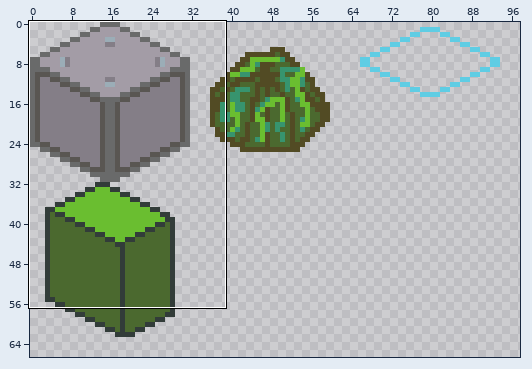
Edited in one commit: pixel-art file (assets/iso_tiles.aseprite). The first picture is a wide view before the edit; the outline marks the close-up.
Close-up. First the earlier version:
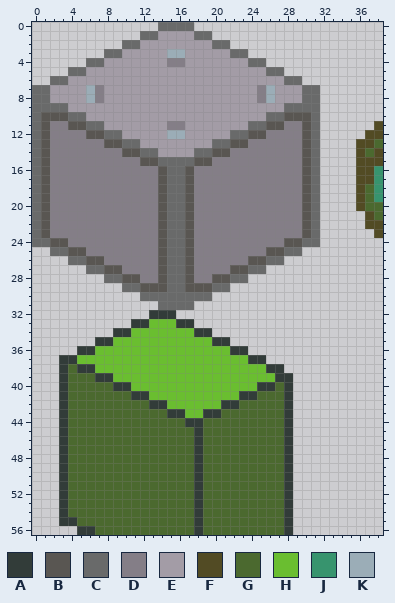
320x320 pixels, 1 frame. Shown: x 0..38, y 0..56. The wide view leaves out empty margins.
Palette (. is transparent): A #323c39  B #595652  C #696a6a  D #847e87  E #a39ca6  F #524b24  G #4b692f  H #6abe30  J #37946e  K #9badb7
Pixels before, first column x 0:
 0 ..............CCCC.....................
 1 ............CCEEEECC...................
 2 ..........CCEEEEEEEECC.................
 3 ........CCEEEEEKKEEEEECC...............
 4 ......CCEEEEEEEDDEEEEEEECC.............
 5 ....CCEEEEEEEEEEEEEEEEEEEECC...........
 6 ..CCEEEEEEEEEEEEEEEEEEEEEEEECC.........
 7 CCEEEEKDEEEEEEEEEEEEEEEEEDKEEECC.......
 8 CCEEEEKDEEEEEEEEEEEEEEEEEDKEEECC.......
 9 CCCCEEEEEEEEEEEEEEEEEEEEEEEECCCC.......
10 CBBBCCEEEEEEEEEEEEEEEEEEEECCBBBC.......
11 CBDDBBCCEEEEEEEDDEEEEEEECCBBDDBC......F
12 CBDDDDBBCCEEEEEKKEEEEECCBBDDDDBC.....FF
13 CBDDDDDDBBCCEEEEEEEECCBBDDDDDDBC....FFG
14 CBDDDDDDDDBBCCEEEECCBBDDDDDDDDBC....FGF
15 CBDDDDDDDDDDBBCCCCBBDDDDDDDDDDBC....FFF
16 CBDDDDDDDDDDDDBCCBDDDDDDDDDDDDBC....FFJ
17 CBDDDDDDDDDDDDBCCBDDDDDDDDDDDDBC....FFJ
18 CBDDDDDDDDDDDDBCCBDDDDDDDDDDDDBC....FGJ
19 CBDDDDDDDDDDDDBCCBDDDDDDDDDDDDBC....FGJ
20 CBDDDDDDDDDDDDBCCBDDDDDDDDDDDDBC....FGG
21 CBDDDDDDDDDDDDBCCBDDDDDDDDDDDDBC.....FG
22 CBDDDDDDDDDDDDBCCBDDDDDDDDDDDDBC.....FF
23 CBDDDDDDDDDDDDBCCBDDDDDDDDDDDDBC......F
24 CCBBDDDDDDDDDDBCCBDDDDDDDDDDBBCC.......
25 ..CCBBDDDDDDDDBCCBDDDDDDDDBBCC.........
26 ....CCBBDDDDDDBCCBDDDDDDBBCC...........
27 ......CCBBDDDDBCCBDDDDBBCC.............
28 ........CCBBDDBCCBDDBBCC...............
29 ..........CCBBBCCBBBCC.................
30 ............CCCCCCCC...................
31 ..............CCCC.....................
32 .............AAA.......................
33 ...........AAHHHAA.....................
34 .........AAHHHHHHHAA...................
35 .......AAHHHHHHHHHHHAA.................
36 .....AAHHHHHHHHHHHHHHHAA...............
37 ...AAHHHHHHHHHHHHHHHHHHHAA.............
38 ...AGAAHHHHHHHHHHHHHHHHHHHAA...........
39 ...AGGGAAHHHHHHHHHHHHHHHHHHAA..........
40 ...AGGGGGAAHHHHHHHHHHHHHHAAGA..........
41 ...AGGGGGGGAAHHHHHHHHHHAAGGGA..........
42 ...AGGGGGGGGGAAHHHHHHAAGGGGGA..........
43 ...AGGGGGGGGGGGAAHHAAGGGGGGGA..........
44 ...AGGGGGGGGGGGGGAAGGGGGGGGGA..........
45 ...AGGGGGGGGGGGGGGAGGGGGGGGGA..........
46 ...AGGGGGGGGGGGGGGAGGGGGGGGGA..........
47 ...AGGGGGGGGGGGGGGAGGGGGGGGGA..........
48 ...AGGGGGGGGGGGGGGAGGGGGGGGGA..........
49 ...AGGGGGGGGGGGGGGAGGGGGGGGGA..........
50 ...AGGGGGGGGGGGGGGAGGGGGGGGGA..........
51 ...AGGGGGGGGGGGGGGAGGGGGGGGGA..........
52 ...AGGGGGGGGGGGGGGAGGGGGGGGGA..........
53 ...AGGGGGGGGGGGGGGAGGGGGGGGGA..........
54 ...AGGGGGGGGGGGGGGAGGGGGGGGGA..........
55 ...AAGGGGGGGGGGGGGAGGGGGGGGGA..........
56 .....AAGGGGGGGGGGGAGGGGGGGGGA..........
And afterwards:
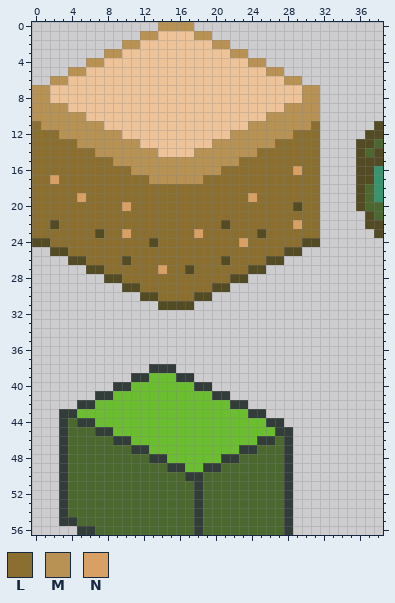
Colours new in this view: L #8a6f30  M #b79254  N #d9a066
Edits made:
colour E: #a39ca6 -> #eec39a
Changed rows in their new state; - is a pixel that keeps its letter.
first column x 0:
 0 --------------MMMM--------------
 1 ------------MM----MM------------
 2 ----------MM--------MM----------
 3 --------MM-----EE-----MM--------
 4 ------MM-------EE-------MM------
 5 ----MM--------------------MM----
 6 --MM------------------------MM--
 7 MM----EE-----------------EE---MM
 8 MM----EE-----------------EE---MM
 9 MMMM------------------------MMMM
10 MMMMMM--------------------MMMMMM
11 LMMMMMMM-------EE-------MMMMMMML
12 LLLMMMMMMM-----EE-----MMMMMMMLLL
13 LLLLLMMMMMMM--------MMMMMMMLLLLL
14 LLLLLLLMMMMMMM----MMMMMMMLLLLLLL
15 LLLLLLLLLMMMMMMMMMMMMMMLLLLLLLLL
16 LLLLLLLLLLLMMMMMMMMMMLLLLLLLLNLL
17 LLNLLLLLLLLLLMMMMMMLLLLLLLLLLLLL
18 LLLLLLLLLLLLLLLLLLLLLLLLLLLLLLLL
19 LLLLLNLLLLLLLLLLLLLLLLLLNLLLLLLL
20 LLLLLLLLLLNLLLLLLLLLLLLLLLLLLFLL
21 LLLLLLLLLLLLLLLLLLLLLLLLLLLLLLLL
22 LLFLLLLLLLLLLLLLLLLLLFLLLLLLLNLL
23 LLLLLLLFLLNLLLLLLLNLLLLLLFLLLLLL
24 FFLLLLLLLLLLLFLLLLLLLLLNLLLLLLFF
25 --FFLLLLLLLLLLLLLLLLLLLLLLLLFF--
26 ----FFLLLLFLLLLLLLLLLFLLLLFF----
27 ------FFLLLLLLNLLFLLLLLLFF------
28 --------FFLLLLLLLLLLLLFF--------
29 ----------FFLLLLLLLLFF----------
30 ------------FFLLLLFF------------
31 --------------FFFF--------------
32 -------------...----------------
33 -----------.......--------------
34 ---------...........------------
35 -------...............----------
36 -----...................--------
37 ---.......................------
38 ---..........AAA............----
39 ---........AA---AA...........---
40 ---......---------AA.........---
41 ---....AAHHHH-------AA.......---
42 ---..AAHHHHHHHH------H-A.....---
43 ----AHHHHHHHHHHHH--HHHHHAA...---
44 -----AAHHHHHHHHHHHHHHHHHHHAA.---
45 -------AAHHHHHHHHHHHHHHHHHHA----
46 ---------AAHHHHHHHHHHHHHHAA-----
47 -----------AAHHHHHHHHHHAA-------
48 -------------AAHHHHHHAA---------
49 ---------------AAHHAA-----------
50 -----------------A--------------
Boxes around the changes in both close-ups, in picture pixels (x1, y1, x2, y2):
changed: (32, 22, 320, 481)
